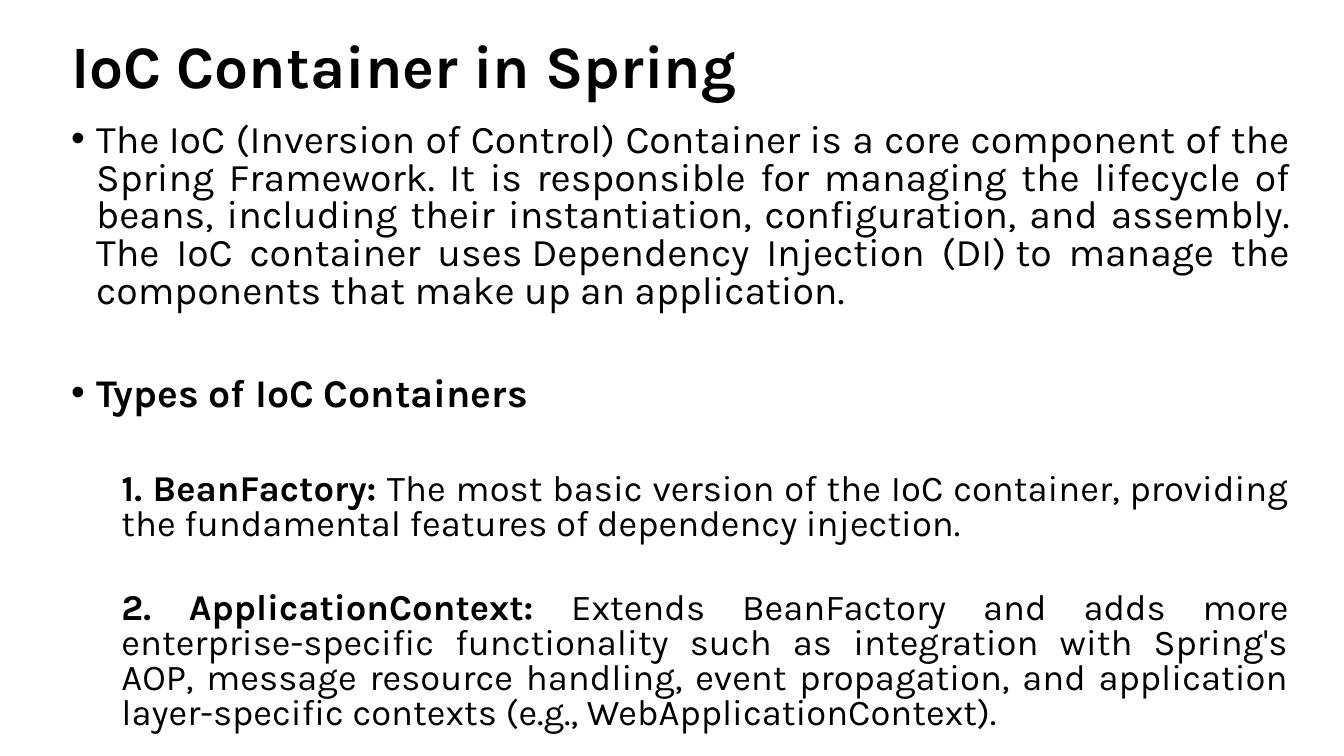
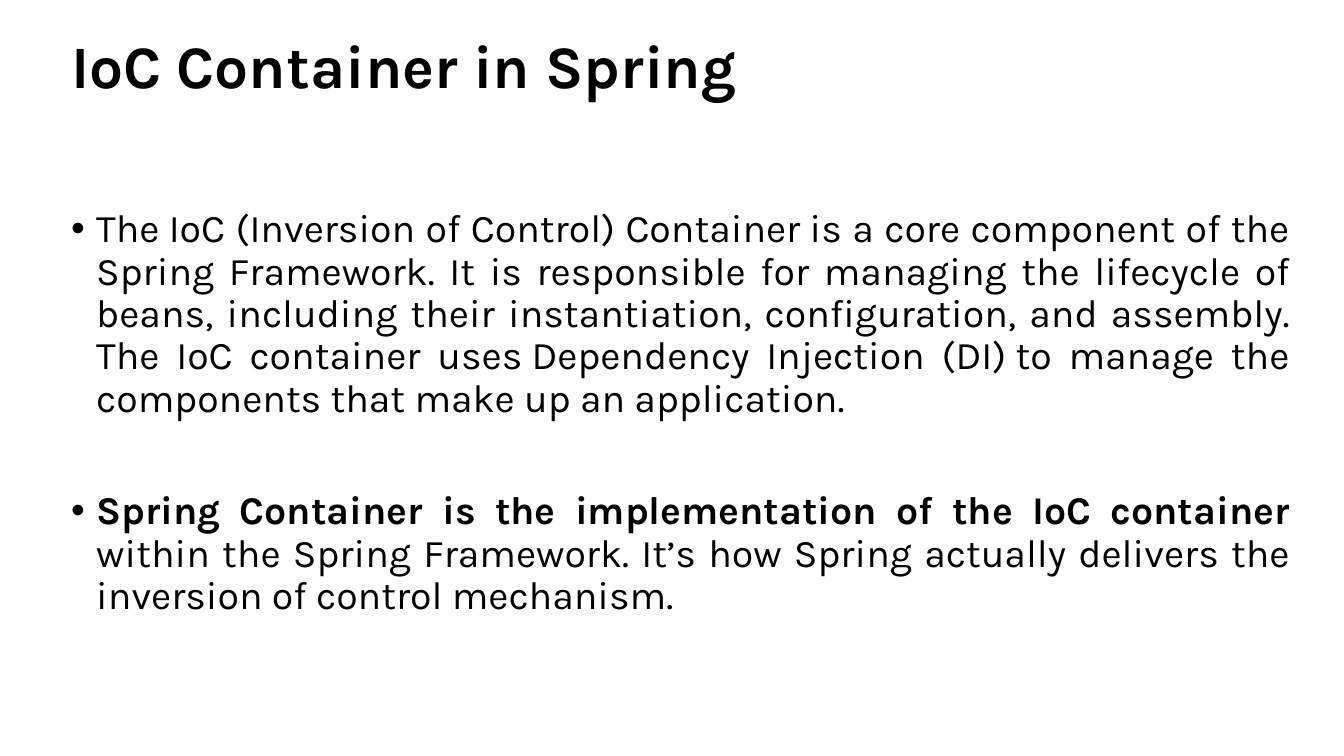
Before and after one commit to ProgrammingStairs/Hibernate-330pm, a slide deck: slide 20 of Spring Introduction.pptx. Drawn at 1344x756 pixels with LibreOffice and Linux fonts; fonts in the diff are those of the drawing. Boxes give left, top, right and bottom in pixels: in the first picture for what was removed or moved away, otherwise in the second. Text is boxed around its words. In the diff, an @@ line names an element or a change of style, - is before the commit and + after.

Commit message:
ppt

```diff
--- a/Spring Introduction.pptx
+++ b/Spring Introduction.pptx
@@ text "The IoC (Inversion of Control) ...": place and size @@
-text "The IoC (Inversion of Control) ..." at bbox=[96, 124, 1290, 734]
+text "The IoC (Inversion of Control) ..." at bbox=[96, 213, 1290, 610]
@@ text at bbox=[96, 213, 1290, 422]: line spacing 0.8 to 0.9 @@
@@ text at bbox=[96, 496, 1290, 610]: text changed; size 26 to 28 pt @@
-• Types of IoC Containers
-  1. BeanFactory: The most basic version of the IoC container, providing the fundamental features of dependency injection.
-  2. ApplicationContext: Extends BeanFactory and adds more enterprise-specific functionality such as integration with Spring's AOP, message resource handling, event propagation, and application layer-specific contexts (e.g., WebApplicationContext).
+• Spring Container is the implementation of the IoC container within the Spring Framework. It’s how Spring actually delivers the inversion of control mechanism.
```
Also in this commit, not shown: 2 other slides changed, 10 slides added.
